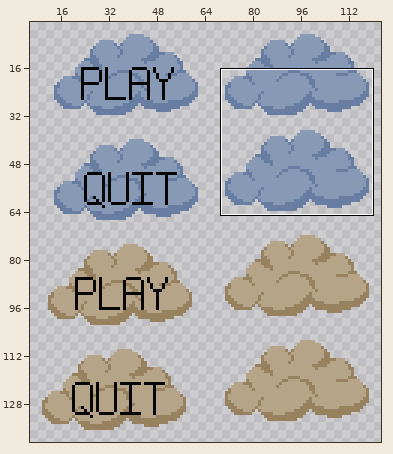
Edited in one commit: sprite sheet (Assets/Sprites/Boutons.png). Above: a wide view before the commit, with the close-up outlined.
Close-up. Before the commit:
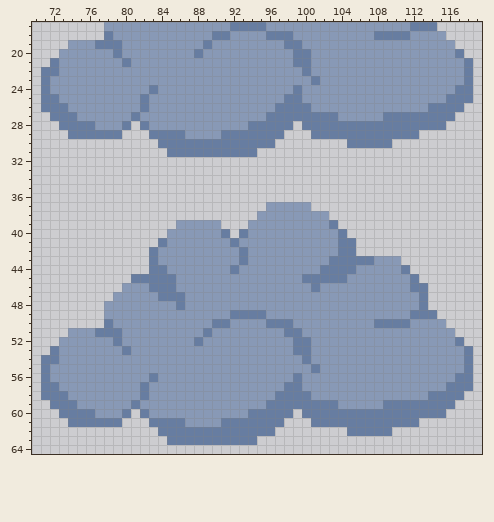
The file is 160x144 pixels. Shown: x 70..119, y 17..64. The wide view leaves out empty margins. The commit also changed other parts of the picture, which this record leaves out.
Once edited:
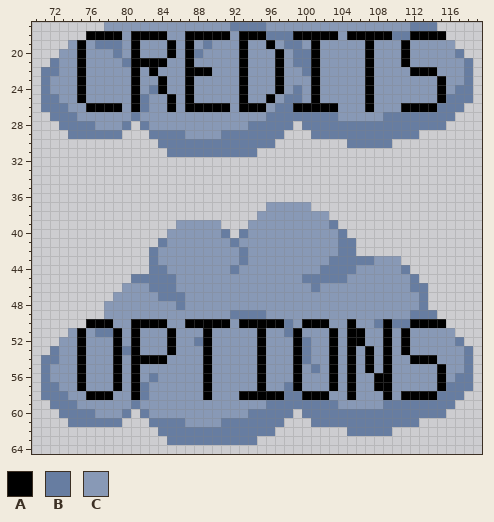
Palette (. is transparent): A #000000  B #677da1  C #8899b6
Changes in this commit:
There is now colour A in row 18 at x 76 to 77; in row 50 at x 76 to 77.
The edit turns colour B into colour A in row 18 at x 78, 90 to 91 and 108 to 109; in row 23 at x 101; in row 26 at x 99 to 100 and 114; in row 50 at x 78, 90 to 91, 96 to 97 and 109; in row 51 at x 79, 89 and 99; in row 52 at x 79 and 99.
The edit turns colour B into colour A in row 53 at x 99; in rows 56 to 57 at x 99; in row 58 at x 97, 100 and 114.
The edit turns colour C into colour A in row 18 at x 79, 81 to 84, 87 to 89, 93 to 95, 99 to 103, 105 to 107 and 112 to 115; in row 19 at x 75, 81, 85, 87, 93, 96, 101, 107 and 111; in row 20 at x 75, 81, 85, 87, 93, 97, 101, 107 and 111; in row 21 at x 75, 81 to 84, 87, 93, 97, 101, 107 and 111; in row 22 at x 75, 81, 83, 87 to 89, 93, 97, 101, 107 and 112 to 114; in row 23 at x 75, 81, 84, 87, 93, 97, 107 and 115.
The edit turns colour C into colour A in row 24 at x 75, 81, 84, 87, 93, 97, 101, 107 and 115; in row 25 at x 75, 81, 85, 87, 93, 96, 101, 107 and 115; in row 26 at x 76 to 79, 81, 85, 87 to 91, 93 to 95, 101 to 103, 107 and 111 to 113; in row 50 at x 81 to 84, 87 to 89, 93 to 95, 100 to 102, 105 and 112 to 115; in row 51 at x 75, 81, 85, 95, 103, 105 to 106, 109 and 111; in row 52 at x 75, 81, 85, 89, 95, 103, 105 to 106, 109 and 111.
The edit turns colour C into colour A in row 53 at x 75, 79, 81, 85, 89, 95, 103, 105, 107, 109 and 111; in row 54 at x 75, 79, 81 to 84, 89, 95, 99, 103, 105, 107, 109 and 112 to 114; in row 55 at x 75, 79, 81, 89, 95, 99, 103, 105, 107, 109 and 115; in rows 56 to 57 at x 75, 79, 81, 89, 95, 103, 105, 108 to 109 and 115; in row 58 at x 76 to 78, 81, 89, 93 to 96, 101 to 102, 105, 109 and 111 to 113.
Pixel boxes of the changes (left, top, right, bottom) in both close-ups:
changed: (77, 31, 446, 112)
changed: (77, 319, 446, 400)
